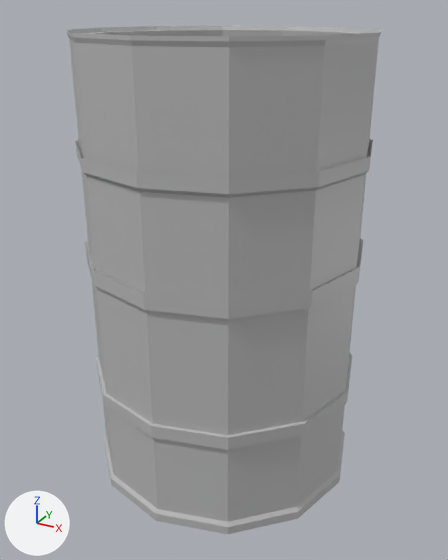
The FBX model Assets/Assets/Trashcan.fbx, before and after one commit.
One viewpoint serves both versions: a camera (50 mm lens) standing at (2.07, -3.77, 3.36) and looking at (0.02, -0.04, 1.49). Arrows for +X, +Y and +Z are at lower left; the lights stay in place. Where no turn or scale is listed for an object, it has been applied to the vertices.
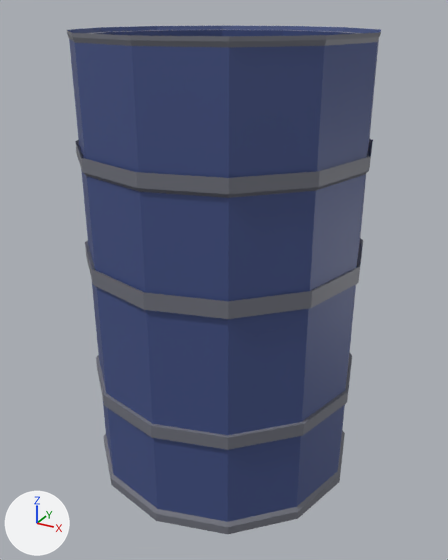
Location of each change, (x1, y1, x2, y2) in pixels of the pictures (448 x 560 px):
part 1 of me_mesh, recoloured
    both: (96, 353, 352, 534)
part 2 of me_mesh, recoloured
    both: (85, 238, 363, 319)
part 3 of me_mesh, recoloured
    both: (75, 139, 373, 198)
part 4 of me_mesh, recoloured
    both: (67, 29, 381, 47)
part 5 of me_mesh, recoloured (grey to blue)
    both: (103, 402, 345, 522)
part 6 of me_mesh, recoloured (grey to blue)
    both: (81, 30, 366, 435)
part 7 of me_mesh, recoloured (grey to blue)
    both: (68, 26, 381, 178)

What the commit changed:
Material 'lambert3' (mat_lambert3) is new.
Its base color is (0.167, 0.173, 0.207) (grey #72737e).
Material 'lambert2' (mat_lambert2) is new.
Its base color is (0.0558, 0.0837, 0.237) (blue #435286).
me_mesh has 266 vertices, 276 faces and spans x -1.02..1.02, y -1.02..1.02, z -1.63..1.63.
me_mesh is used by ob_pcylinder1; location (0.0, 0.0, 1.596).
me_mesh part 1: 60 of the faces centred in x -0.95..0.95, y -0.95..0.95, z -1.59..-0.79 switch from mat_lambert1 (grey #bcbcbc) to mat_lambert3 (grey #71737e).
me_mesh part 2: 36 of the faces centred in x -0.95..0.95, y -0.95..0.95, z 0.06..0.18 switch from mat_lambert1 (grey #bcbcbc) to mat_lambert3 (grey #71737e).
me_mesh part 3: 36 of the faces centred in x -0.95..0.95, y -0.95..0.95, z 0.82..0.91 switch from mat_lambert1 (grey #bcbcbc) to mat_lambert3 (grey #71737e).
me_mesh part 4: 36 of the faces centred in x -0.94..0.94, y -0.94..0.94, z 1.59..1.62 switch from mat_lambert1 (grey #bcbcbc) to mat_lambert3 (grey #71737e).
me_mesh part 5: 48 of the faces centred in x -0.94..0.94, y -0.94..0.94, z -1.61..-1.21 switch from mat_lambert1 (grey #bcbcbc) to mat_lambert2 (blue #435286).
me_mesh part 6: 36 of the faces centred in x -0.93..0.93, y -0.93..0.93, z -0.37..0.49 switch from mat_lambert1 (grey #bcbcbc) to mat_lambert2 (blue #435286).
me_mesh part 7: 24 of the faces centred in x -0.94..0.94, y -0.94..0.94, z 1.23..1.61 switch from mat_lambert1 (grey #bcbcbc) to mat_lambert2 (blue #435286).
